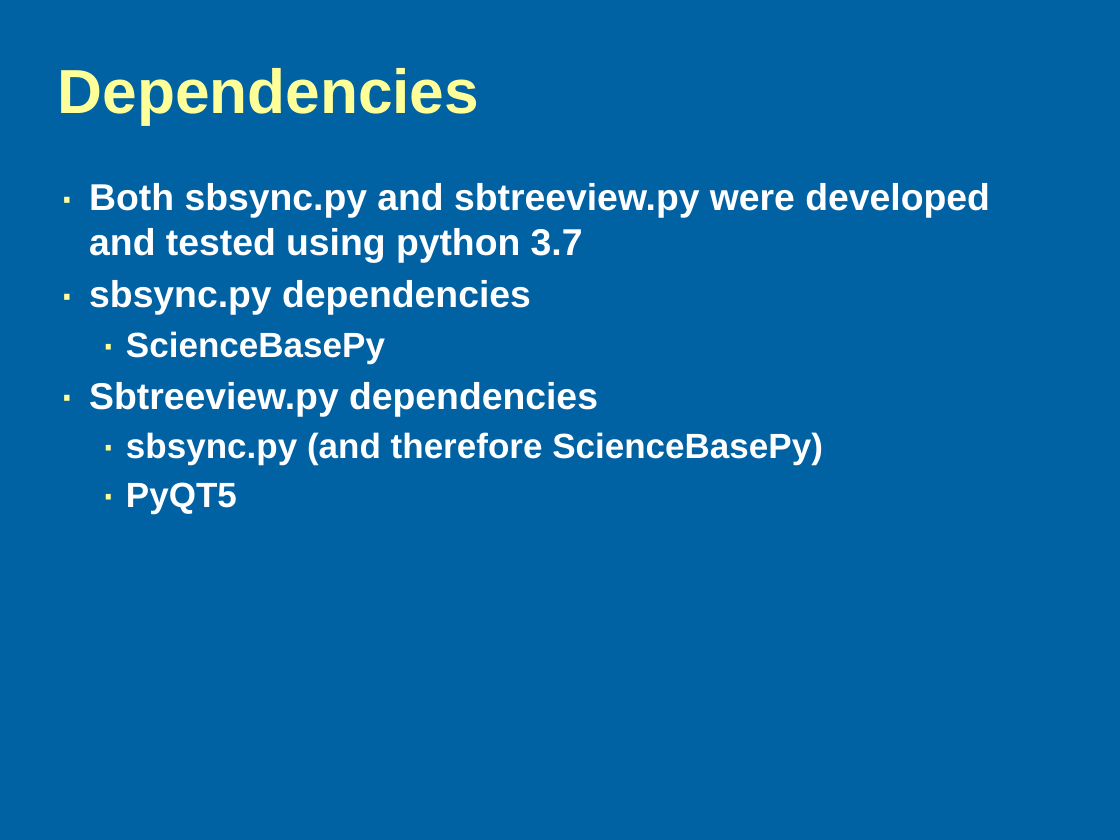
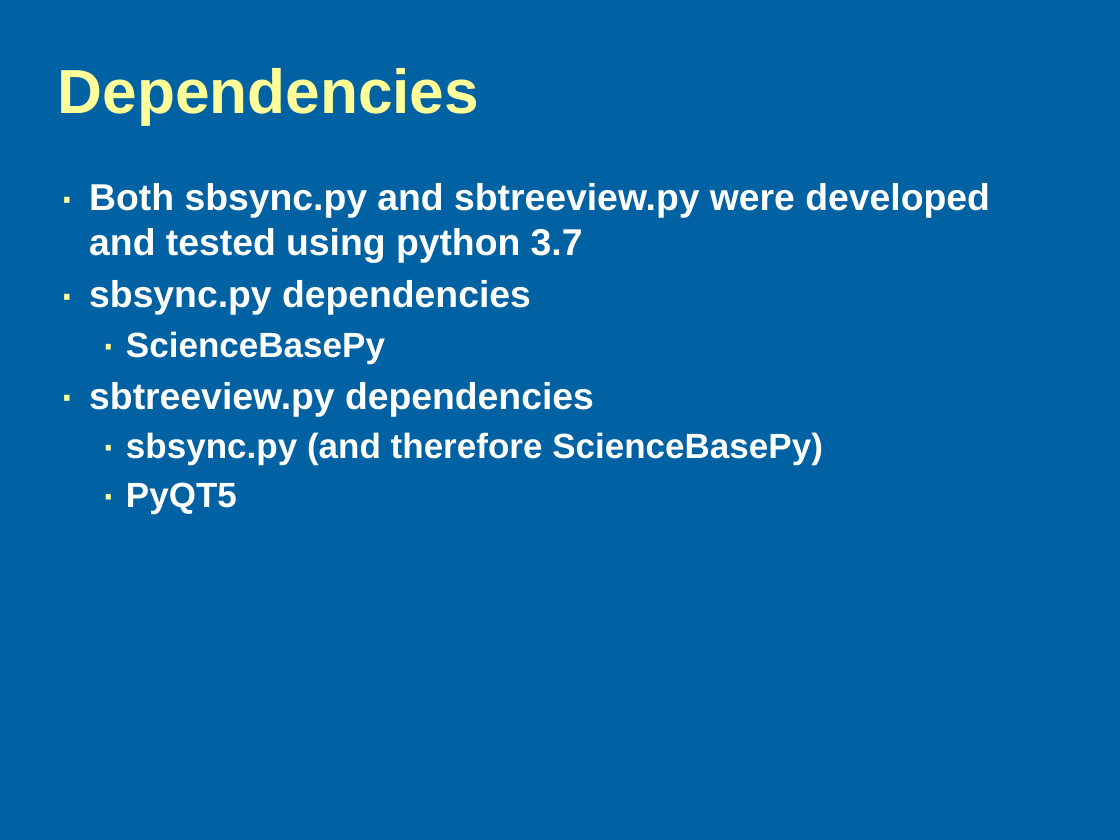
Before and after one commit to galengorski/CAWSC_WaterUse, a slide deck: slide 3 of etc/sciencebase/SBSync_Demo.pptx. Drawn at 1120x840 pixels with LibreOffice and Linux fonts; fonts in the diff are those of the drawing; background and template pictures are left out. Boxes give left, top, right and bottom in pixels: in the first picture for what was removed or moved away, otherwise in the second. Text is boxed around its words. In the diff, an @@ line names an element or a change of style, - is before the commit and + after.

```diff
--- a/etc/sciencebase/SBSync_Demo.pptx
+++ b/etc/sciencebase/SBSync_Demo.pptx
@@ text at (89,382,594,416): text changed @@
-· Sbtreeview.py dependencies
+· sbtreeview.py dependencies
```
Also in this commit, not shown: 5 other slides changed.
